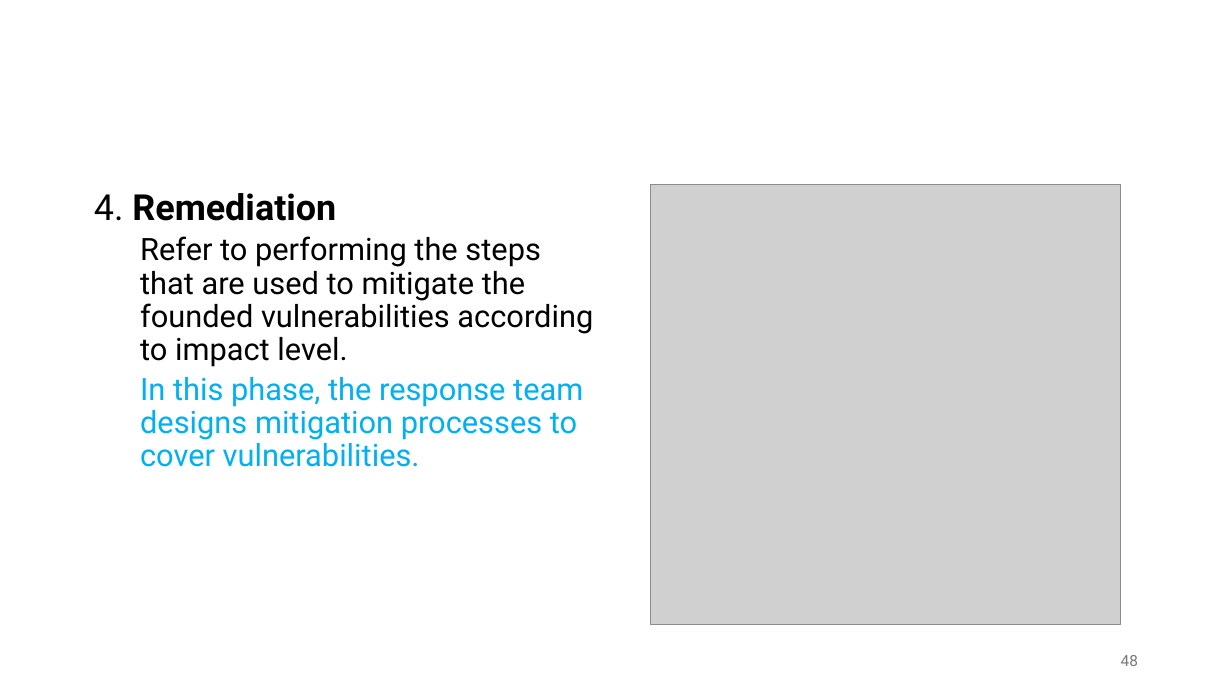
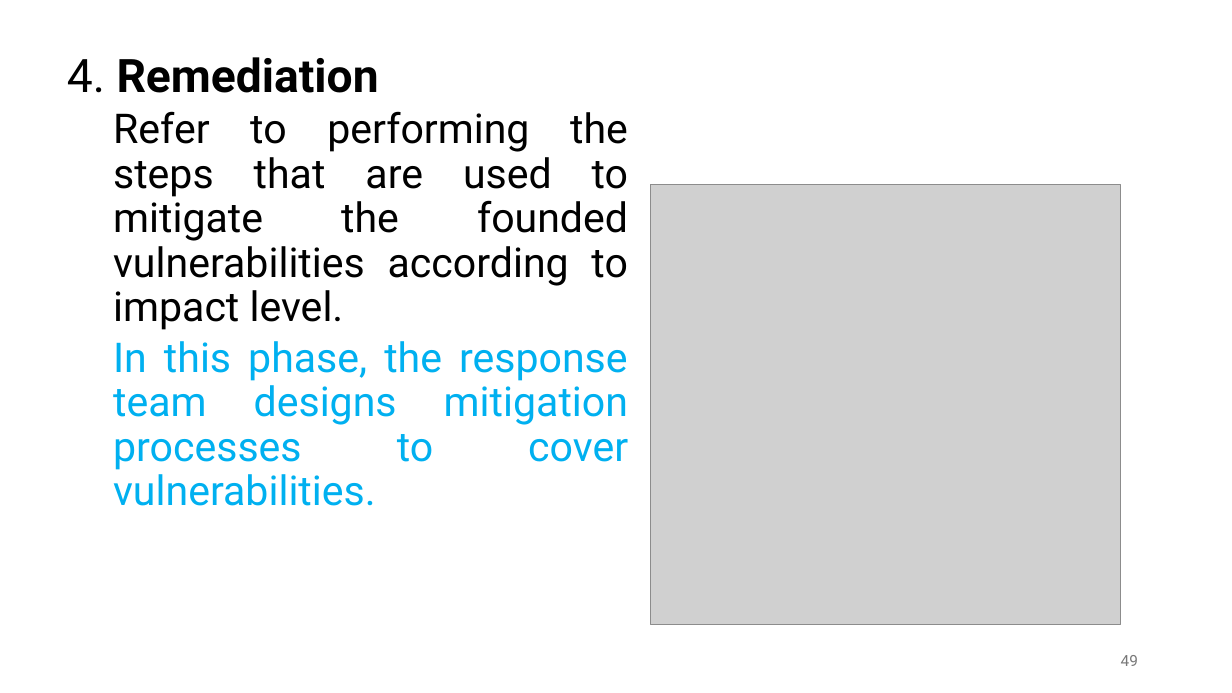
Before and after one commit to shakiliitju/M.Sc-in-ICT, a slide deck: slide 49 of Semester 2/Applied Cyber Security/Lecture/L5.pptx (slide 48 before the commit). Drawn at 1232x693 pixels with LibreOffice and Linux fonts; fonts in the diff are those of the drawing; grey boxes stand for pictures. Boxes give left, top, right and bottom in pixels: in the first picture for what was removed or moved away, otherwise in the second. Text is boxed around its words. In the diff, an @@ line names an element or a change of style, - is before the commit and + after.

```diff
--- a/Semester 2/Applied Cyber Security/Lecture/L5.pptx
+++ b/Semester 2/Applied Cyber Security/Lecture/L5.pptx
@@ text "4. Remediation": place and size @@
-text "4. Remediation" at (94,193,593,467)
+text "4. Remediation" at (67,57,628,506)
@@ text "4. Remediation" at (67,57,628,506): size 28 to 36 pt in "4. Remediation"; size 24 to 32 pt; alignment left to justified @@
```
Also in this commit, not shown: 37 other slides changed, 1 slide added, 5 other files.
